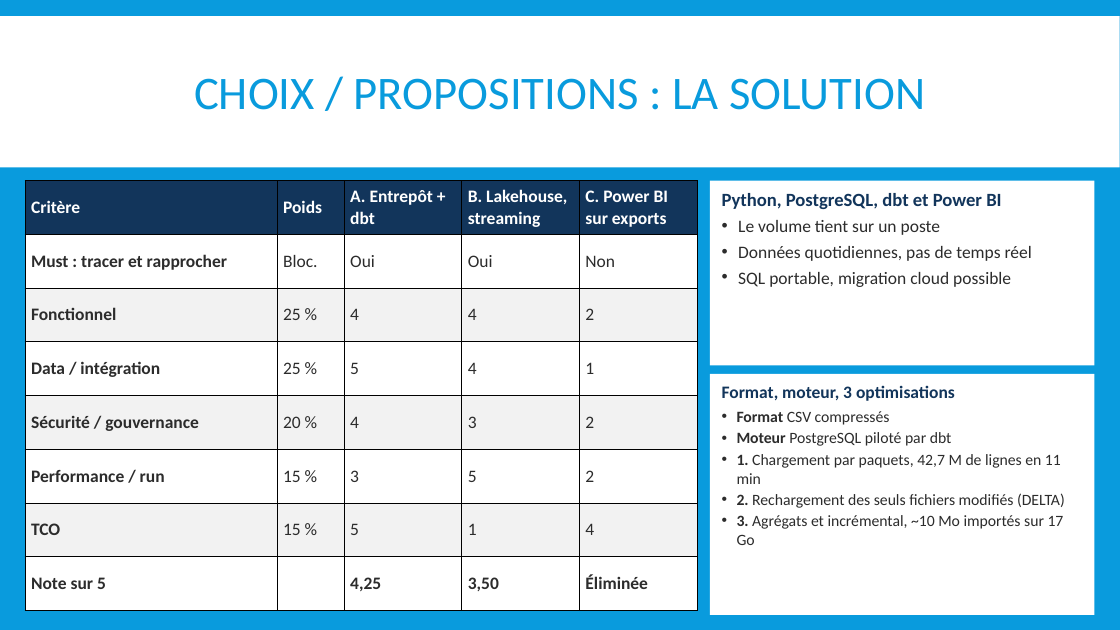
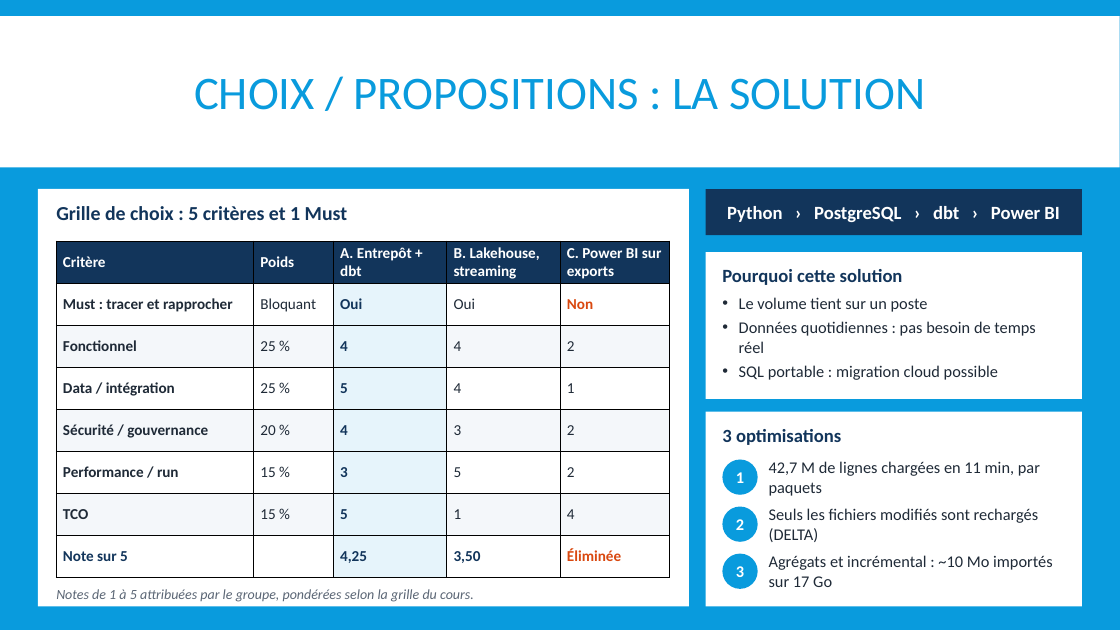
Before and after one commit to mehdi182003/projet_bi_finance, a slide deck: slide 7 of livrables/04_IBI_SUPPORT_SOUTENANCE_BI-predictive-Finance_G5.pptx. Drawn at 1120x630 pixels with LibreOffice and Linux fonts; fonts in the diff are those of the drawing. Boxes give left, top, right and bottom in pixels: in the first picture for what was removed or moved away, otherwise in the second. Text is boxed around its words. In the diff, an @@ line names an element or a change of style, - is before the commit and + after.

```diff
--- a/livrables/04_IBI_SUPPORT_SOUTENANCE_BI-predictive-Finance_G5.pptx
+++ b/livrables/04_IBI_SUPPORT_SOUTENANCE_BI-predictive-Finance_G5.pptx
@@ rectangle added at (38, 189, 689, 607), fill #FFFFFF @@
@@ text added at (56, 206, 348, 220), 17 pt, text #12355B, bold @@
+Grille de choix : 5 critères et 1 Must
@@ rectangle added at (706, 189, 1082, 235), fill #12355B, 16 pt, text #FFFFFF, bold @@
+Python › PostgreSQL › dbt › Power BI
@@ table at (56, 241, 670, 577) @@
-row 2, column 2: Bloc.
+row 2, column 2: Bloquant
@@ fill #FFFFFF to #E6F4FB in 4 cells @@
@@ fill #F2F2F2 to #F4F7FA in 12 cells @@
@@ fill #F2F2F2 to #E6F4FB in 3 cells @@
@@ size 15 to 13 pt @@
@@ text colour #2C2C2C to #1F2A37 in "Must : tracer et rapprocher", "Oui", "Fonctionnel", "25 %" and 18 more places @@
@@ text colour #2C2C2C to #12355B in "Oui", "4", "5", "4" and 5 more places @@
@@ bold on in "Oui", "Non", "4", "5" and 3 more places @@
@@ text colour #2C2C2C to #D9480F in "Non", "Éliminée" @@
@@ table: place and size @@
-table at (25, 181, 697, 611)
+table at (56, 241, 670, 577)
@@ rectangle "Pourquoi cette solution": place and size @@
-rectangle "Pourquoi cette solution" at (710, 181, 1095, 365)
+rectangle "Pourquoi cette solution" at (706, 252, 1082, 399)
@@ text in rectangle at (722, 269, 903, 285): text changed @@
-Python, PostgreSQL, dbt et Power BI
+Pourquoi cette solution
@@ text in rectangle at (739, 297, 928, 312): size 15 to 14 pt, text colour #2C2C2C to #1F2A37 in "Le volume tient sur un poste"; indent changed @@
@@ text in rectangle at (739, 321, 1035, 380): text changed; size 15 to 14 pt; text colour #2C2C2C to #1F2A37 @@
-• Données quotidiennes, pas de temps réel
-• SQL portable, migration cloud possible
+• Données quotidiennes : pas besoin de temps réel
+• SQL portable : migration cloud possible
@@ rectangle removed at (710, 374, 1095, 615) @@
-Format, moteur, 3 optimisations
-• Format CSV compressés
-• Moteur PostgreSQL piloté par dbt
-• 1. Chargement par paquets, 42,7 M de lignes en 11 min
-• 2. Rechargement des seuls fichiers modifiés (DELTA)
-• 3. Agrégats et incrémental, ~10 Mo importés sur 17 Go
@@ rectangle added at (706, 412, 1082, 607), fill #FFFFFF @@
@@ text added at (722, 429, 841, 445), 16 pt, text #12355B, bold @@
+3 optimisations
@@ ellipse added at (723, 460, 758, 495), fill #099BDD, 14 pt, text #FFFFFF, bold @@
+1
@@ text added at (769, 461, 1040, 496), 14 pt, text #1F2A37 @@
+42,7 M de lignes chargées en 11 min, par paquets
@@ ellipse added at (723, 507, 758, 542), fill #099BDD, 14 pt, text #FFFFFF, bold @@
+2
@@ text added at (769, 508, 1039, 542), 14 pt, text #1F2A37 @@
+Seuls les fichiers modifiés sont rechargés (DELTA)
@@ ellipse added at (723, 554, 758, 589), fill #099BDD, 14 pt, text #FFFFFF, bold @@
+3
@@ text added at (769, 555, 1053, 587), 14 pt, text #1F2A37 @@
+Agrégats et incrémental : ~10 Mo importés sur 17 Go
@@ text added at (56, 589, 474, 602), 12 pt, text #5B6675, italic @@
+Notes de 1 à 5 attribuées par le groupe, pondérées selon la grille du cours.
```
Also in this commit, not shown: 13 other slides changed, 10 other files.
